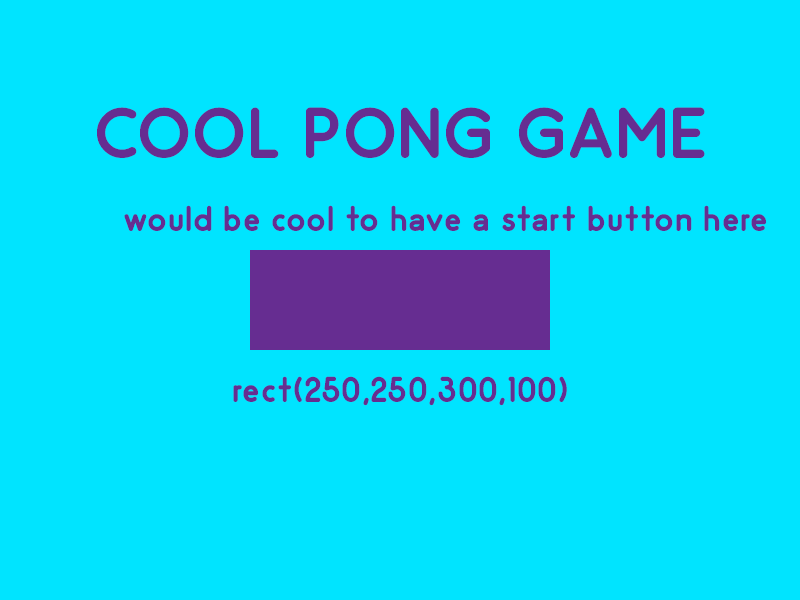
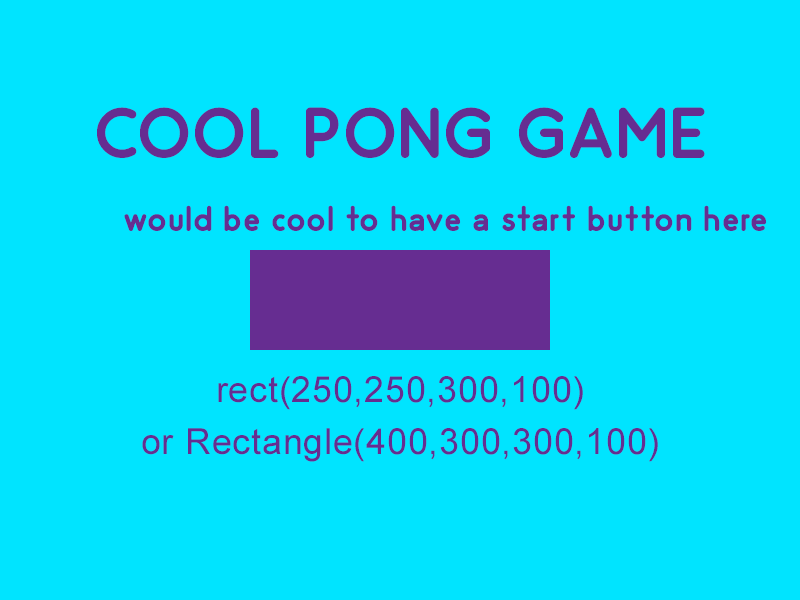
Comparing the layer stacks of the two 800px x 600px images. Changes:
added group "splash screen" with 5 layers above "Layer 0" over [142, 376, 658, 462]
added layer "or Rectangle(400,300,300,100)" in group "splash screen" over [142, 428, 658, 462]
moved "rect(250,250,300,100)" into group "splash screen", painted on it over [218, 376, 583, 410]
